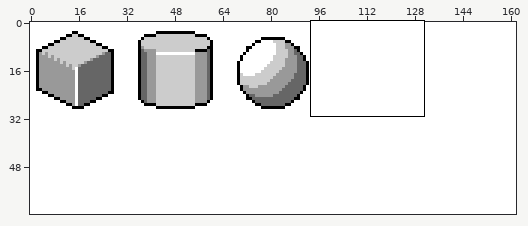
Two states of a pixel-art file, BasicShapes/5shapes7.aseprite. The first picture is a wide view before the edit; the outline marks the close-up.
Close-up. Earlier state:
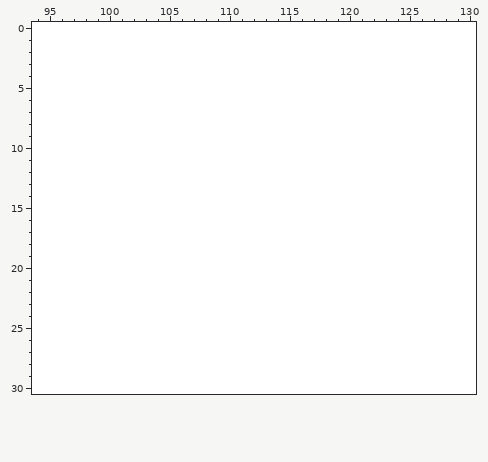
162x64 pixels, 1 frame. Shown: x 94..130, y 0..30.
Now the later version:
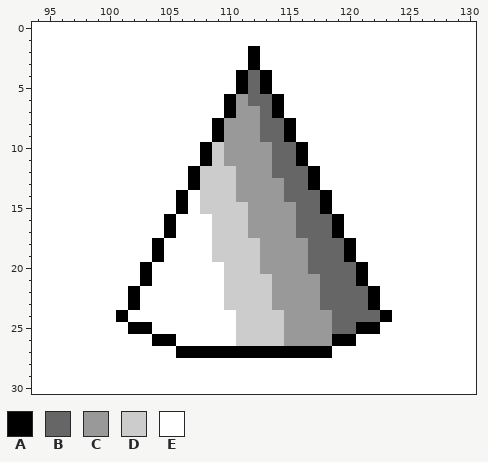
Palette (. is transparent): A #000000  B #666666  C #999999  D #cccccc  E #ffffff
Changes in this commit:
Layer "Layer 2":
y 2..3: x 112 E -> A
y 4..5: x 111..113 EEE -> ABA
y 6: x 110..114 EEEEE -> ACBBA
y 7: x 110..114 EEEEE -> ACCBA
y 8..9: x 109..115 EEEEEEE -> ACCCBBA
y 10..11: x 108..116 EEEEEEEEE -> ADCCCCBBA
y 12: x 107..117 EEEEEEEEEEE -> ADDDCCCBBBA
y 13: x 107..117 EEEEEEEEEEE -> ADDDCCCCBBA
y 14: x 106 E -> A; x 108..118 EEEEEEEEEEE -> DDDCCCCBBBA
y 15: x 106 E -> A; x 108..118 EEEEEEEEEEE -> DDDDCCCCBBA
y 16..17: x 105 E -> A; x 109..119 EEEEEEEEEEE -> DDDCCCCBBBA
y 18..19: x 104 E -> A; x 109..120 EEEEEEEEEEEE -> DDDDCCCCBBBA
y 20: x 103 E -> A; x 110..121 EEEEEEEEEEEE -> DDDCCCCBBBBA
y 21: x 103 E -> A; x 110..121 EEEEEEEEEEEE -> DDDDCCCCBBBA
y 22..23: x 102 E -> A; x 110..122 EEEEEEEEEEEEE -> DDDDCCCCBBBBA
y 24: x 101 E -> A; x 111..123 EEEEEEEEEEEEE -> DDDDCCCCBBBBA
y 25: x 102..103 EE -> AA; x 111..122 EEEEEEEEEEEE -> DDDDCCCCBBAA
y 26: x 104..105 EE -> AA; x 111..120 EEEEEEEEEE -> DDDDCCCCAA
y 27: x 106..118 EEEEEEEEEEEEE -> AAAAAAAAAAAAA
